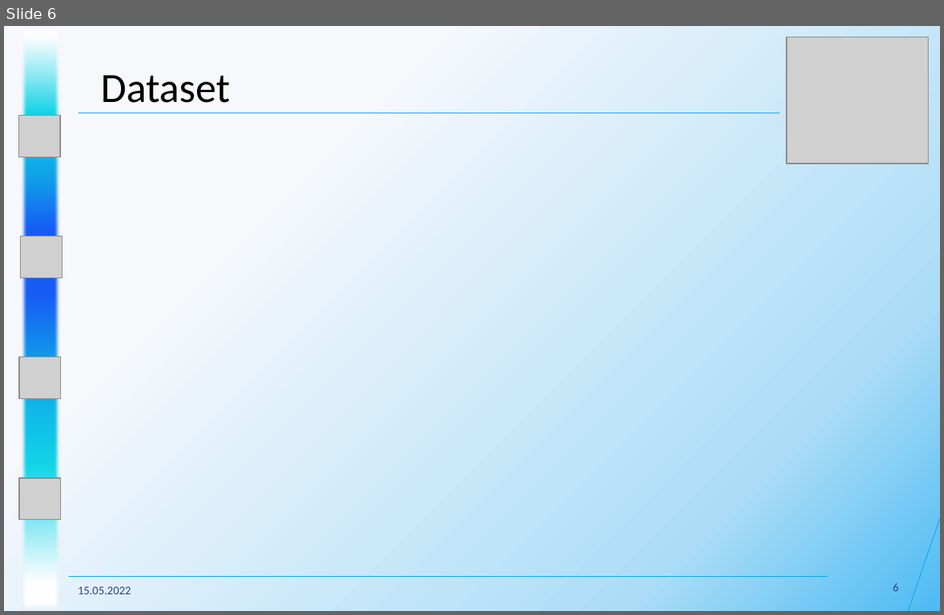
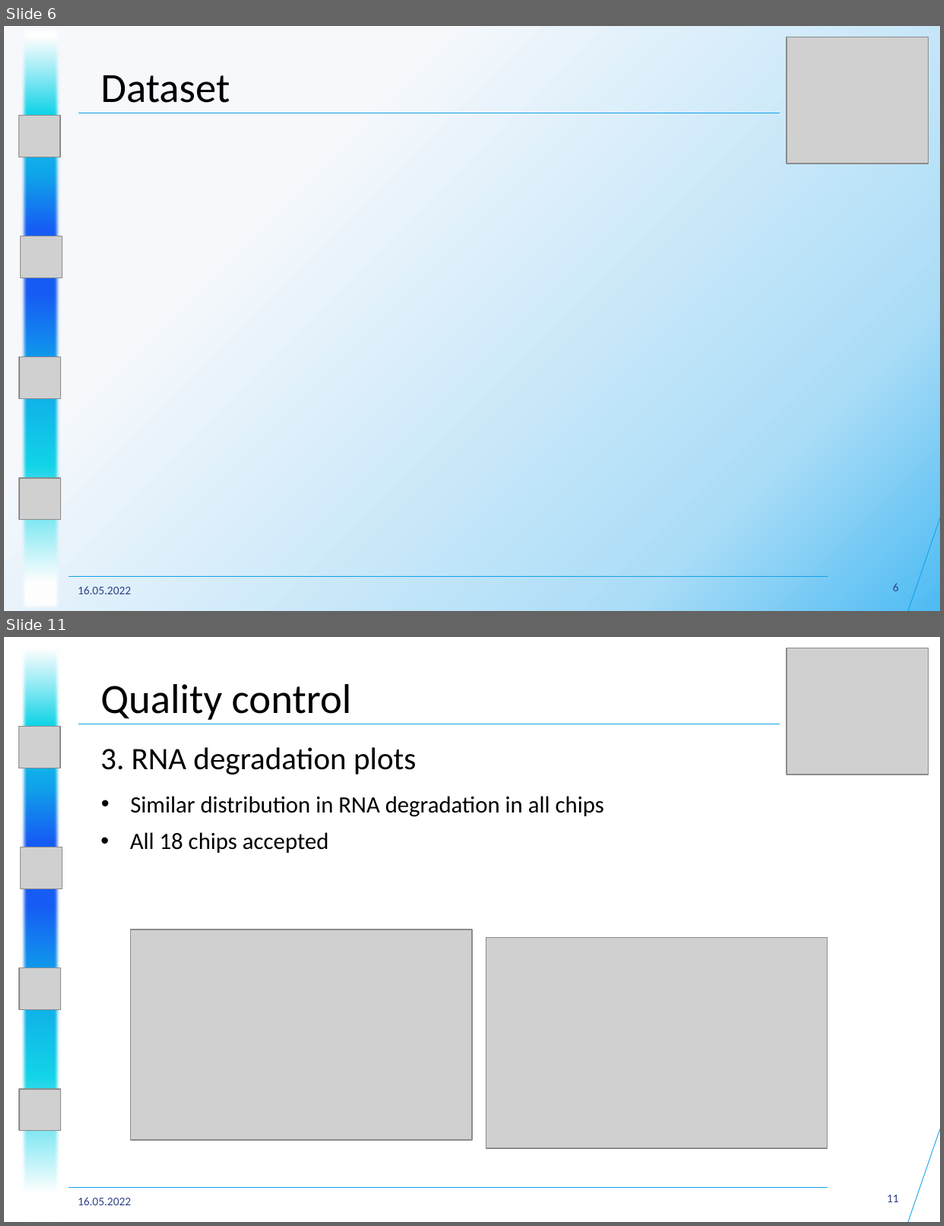
Before and after one commit to datascience-mobi-2022/2022-topic-04-team-01, a slide deck: Presentations/Project Proposal/Project Proposal Presentation Structure+.pptx. Shown one above the other, each under a label of ours: slide 6 before the commit, slides 6 and 11 after it; the slides between them are not shown. The pictures are 944x615 and 944x1226 pixels, drawn with LibreOffice and Linux fonts; fonts in the diff are those of the drawing; grey boxes stand for pictures. Boxes give left, top, right and bottom in pixels: in the first picture for what was removed or moved away, otherwise in the second. Text is boxed around its words. In the diff, an @@ line names an element or a change of style, - is before the commit and + after.

```diff
--- a/Presentations/Project Proposal/Project Proposal Presentation Structure+.pptx
+++ b/Presentations/Project Proposal/Project Proposal Presentation Structure+.pptx
@@ slide 11 added at [4, 637, 940, 1222], background #FFFFFF @@
@@ rectangle added at [20, 637, 62, 1222], fill gradient #FFFFFF to #12D4E8 to #10A1EA to #175CF5 @@
@@ picture added at [787, 648, 929, 775] @@
@@ text added at [101, 684, 352, 720], 32 pt, text #000000 @@
+Quality control
@@ picture added at [19, 726, 61, 768] @@
@@ line added from (78, 724) to (780, 724), #10A1EA 0.5 pt @@
@@ text added at [101, 747, 416, 775], 24 pt, text #000000 @@
+3. RNA degradation plots
@@ text added at [130, 796, 604, 817], 18 pt, text #000000 @@
+• Similar distribution in RNA degradation in all chips
@@ text added at [130, 832, 329, 853], 18 pt, text #000000 @@
+• All 18 chips accepted
@@ picture added at [21, 848, 63, 890] @@
@@ picture added at [130, 929, 472, 1140] @@
@@ picture added at [486, 937, 828, 1148] @@
@@ picture added at [19, 968, 61, 1011] @@
@@ picture added at [19, 1089, 61, 1131] @@
@@ line added from (940, 1129) to (908, 1222), #10A1EA 0.5 pt @@
@@ line added from (69, 1187) to (828, 1187), #10A1EA 0.5 pt @@
@@ text added at [78, 1197, 131, 1205], 9 pt, text #2E4186 @@
+16.05.2022
@@ page number added at [887, 1195, 899, 1202], 9 pt, text #2E4186 @@
+11
@@ slide 6 changed as well @@
@@ text at [78, 586, 131, 594]: text changed @@
-15.05.2022
+16.05.2022
```
Also in this commit, not shown: 9 other slides changed, 5 other slides added.
